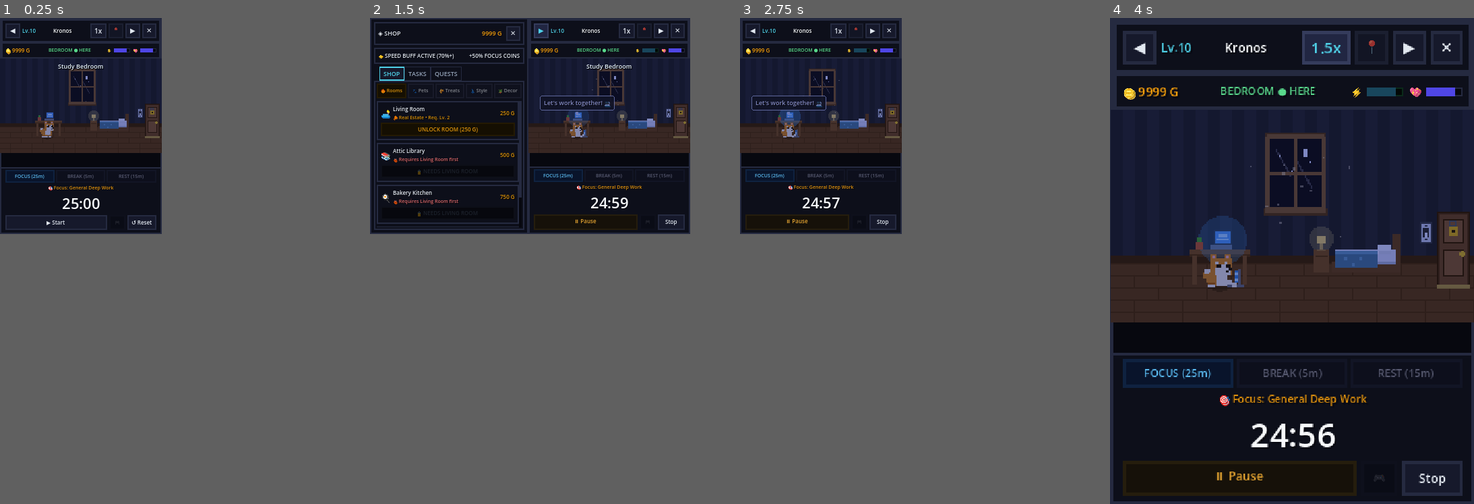
Above: before the commit, frames 1-4 (left to right).
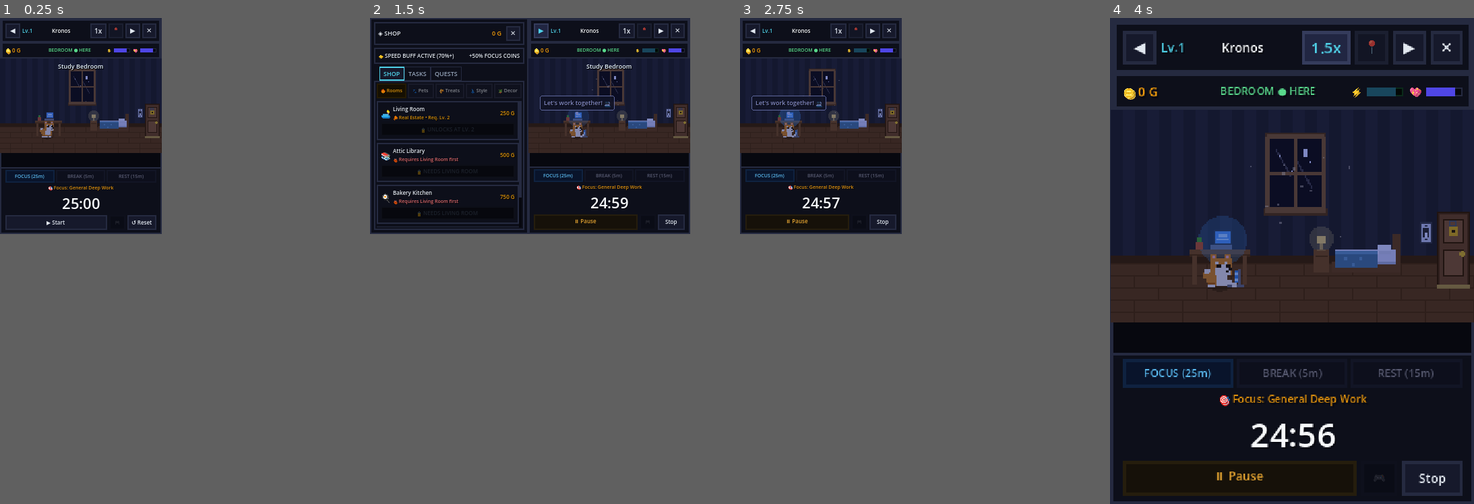
Above: after the commit, the same moments.

Repository: Unlighted01/Kronos
Game: Godot game, scene res://scenes/main/MainWorkspace.tscn
Two runs of this game, one before a commit and one after it. Both use one fixed random seed, a clock stepped at 60 frames per second and the inputs below.
Inputs:
- Up to frame 1 (0.25 s): no input
- Up to frame 2 (1.5 s): click "▶ Start" at 0.5 s; click "◀" at 1.25 s
- Up to frame 3 (2.75 s): click "✕" at 2 s
- Up to frame 4 (4 s): click "1x" at 2.75 s; click "1.25x" at 3.5 s

The runs differ from the first frame. In frame 1, less than 0.1% of the frame differs, in the area x 3-20%, y 2-8%; in frame 2, 0.2%; in frame 3, less than 0.1%; in frame 4, 0.3%, in the area x 7-43%, y 5-17%.

Commit message:
Fix initial release stats, resolve LeftPanel UI recreation crashes, and fix PetBrain Area2D physics crashes

Diff:
--- a/kronos-godot/scenes/panels/LeftPanel.gd
+++ b/kronos-godot/scenes/panels/LeftPanel.gd
@@ -129,7 +129,15 @@
 # ==============================================================================
 # 🛍️ SHOP CATALOG POPULATION
 # ==============================================================================
+var _is_shop_dirty: bool = false
+
 func _populate_all_shop_tabs() -> void:
+	if not _is_shop_dirty:
+		_is_shop_dirty = true
+		call_deferred("_do_populate_all_shop_tabs")
+
+func _do_populate_all_shop_tabs() -> void:
+	_is_shop_dirty = false
 	_refresh_active_tab()
 
 func _populate_category_list(container: VBoxContainer, category: String) -> void:
@@ -272,7 +280,6 @@
 			if AudioManager:
 				AudioManager.play_sfx("click")
 			GameState.adopt_pet(item_id, false)
-			_populate_all_shop_tabs()
 		)
 		btn_hbox.add_child(switch_btn)
 
@@ -288,7 +295,6 @@
 			if AudioManager:
 				AudioManager.play_sfx("click")
 			GameState.adopt_pet(item_id, true)
-			_populate_all_shop_tabs()
 		)
 		btn_hbox.add_child(add_btn)
 		vbox.add_child(btn_hbox)
@@ -346,11 +352,9 @@
 		GameState.buy_room(item_id)
 		EventBus.room_change_requested.emit(item_id) # Teleport directly to newly unlocked room!
 		_refresh_coins_badge()
-		_populate_all_shop_tabs()
 	elif category == "pet":
 		GameState.adopt_pet(item_id, false)
 		_refresh_coins_badge()
-		_populate_all_shop_tabs()
 	else:
 		if GameState.spend_coins(item_price, "shop_buy_" + item_id):
 			GameState.add_item(item_id, 1, item)
@@ -358,7 +362,6 @@
 				GameState.place_decor(item_id)
 
 			_refresh_coins_badge()
-			_populate_all_shop_tabs()
 
 			if DatabaseManager:
 				DatabaseManager.save_game()
--- a/kronos-godot/scenes/pet/PetBrain.gd
+++ b/kronos-godot/scenes/pet/PetBrain.gd
@@ -969,8 +969,8 @@
 	if is_in_view:
 		modulate.a = 1.0
 	if click_area:
-		click_area.monitoring = is_in_view
-		click_area.monitorable = is_in_view
+		click_area.set_deferred("monitoring", is_in_view)
+		click_area.set_deferred("monitorable", is_in_view)
 
 func _on_click_area_input_event(_viewport: Node, event: InputEvent, _shape_idx: int) -> void:
 	if not visible:
--- a/kronos-godot/scripts/autoload/GameState.gd
+++ b/kronos-godot/scripts/autoload/GameState.gd
@@ -412,9 +412,9 @@
 # ==============================================================================
 var pet_name: String = "Kronos"
 var pet_species: String = "shiba"
-var level: int = 10
+var level: int = 1
 var exp: int = 0
-var coins: int = 9999
+var coins: int = 0
 var knowledge_points: int = 0
 var energy: float = 80.0
 var joy: float = 80.0
@@ -647,8 +647,8 @@
 	return true
 
 func reset_to_clean_slate() -> void:
-	coins = 9999
-	level = 10
+	coins = 0
+	level = 1
 	exp = 0
 	energy = 80.0
 	joy = 80.0
